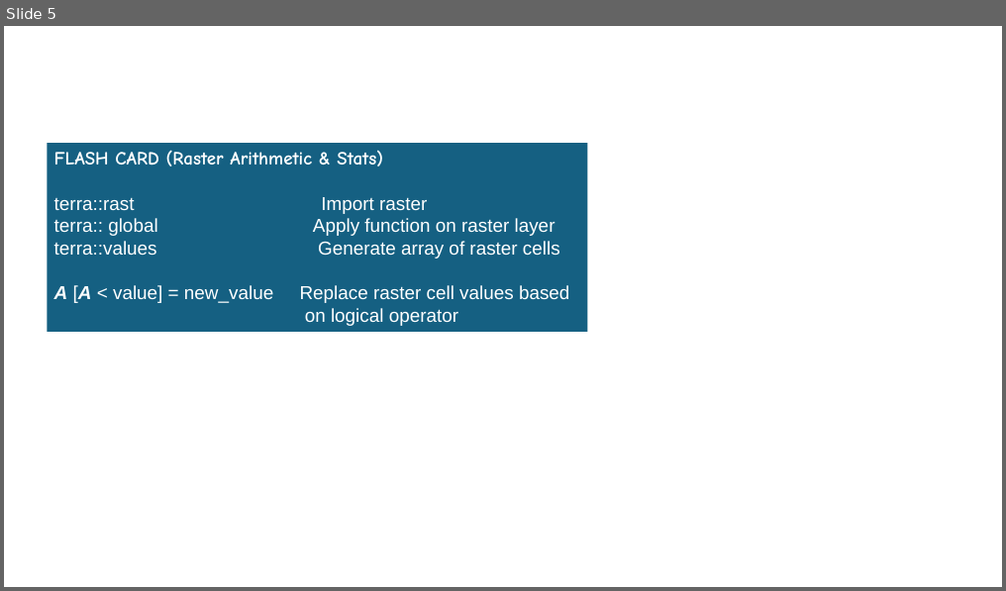
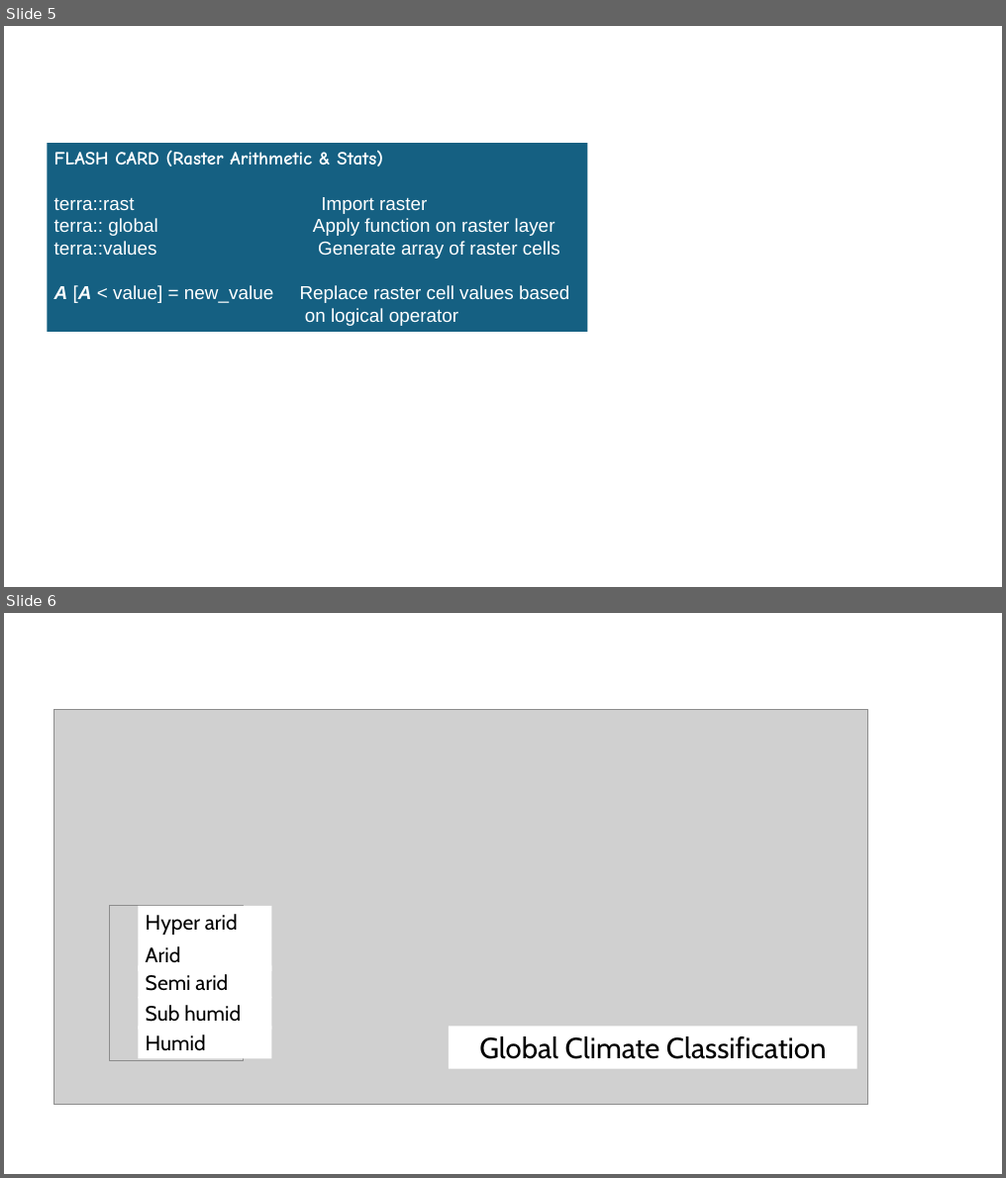
Before and after one commit to Vinit-Sehgal/AGRO4092, a slide deck: plots.pptx. Shown one above the other, each under a label of ours: slide 5 before the commit, slides 5 and 6 after it. The pictures are 1006x591 and 1006x1178 pixels, drawn with LibreOffice and Linux fonts; fonts in the diff are those of the drawing; grey boxes stand for pictures. Boxes give left, top, right and bottom in pixels: in the first picture for what was removed or moved away, otherwise in the second. Text is boxed around its words. In the diff, an @@ line names an element or a change of style, - is before the commit and + after.

```diff
--- a/plots.pptx
+++ b/plots.pptx
@@ slide 6 added at box(4, 613, 1002, 1174), background #FFFFFF @@
@@ picture added at box(54, 710, 868, 1105) @@
@@ picture added at box(110, 906, 244, 1060) @@
@@ rectangle added at box(138, 906, 272, 939), fill #FFFFFF, 20 pt, text #000000 @@
+Hyper arid
@@ text added at box(146, 947, 181, 962), 20 pt, text #000000 @@
+Arid
@@ text added at box(146, 974, 228, 991), 20 pt, text #000000 @@
+Semi arid
@@ rectangle added at box(138, 1026, 272, 1059), fill #FFFFFF, 20 pt, text #000000 @@
+Humid
@@ text added at box(146, 1005, 241, 1022), 20 pt, text #000000 @@
+Sub humid
@@ rectangle added at box(449, 1026, 857, 1069), fill #FFFFFF, 28 pt, text #000000 @@
+Global Climate Classification
```
Also in this commit, not shown: 1 other slide added, 51 other files.
